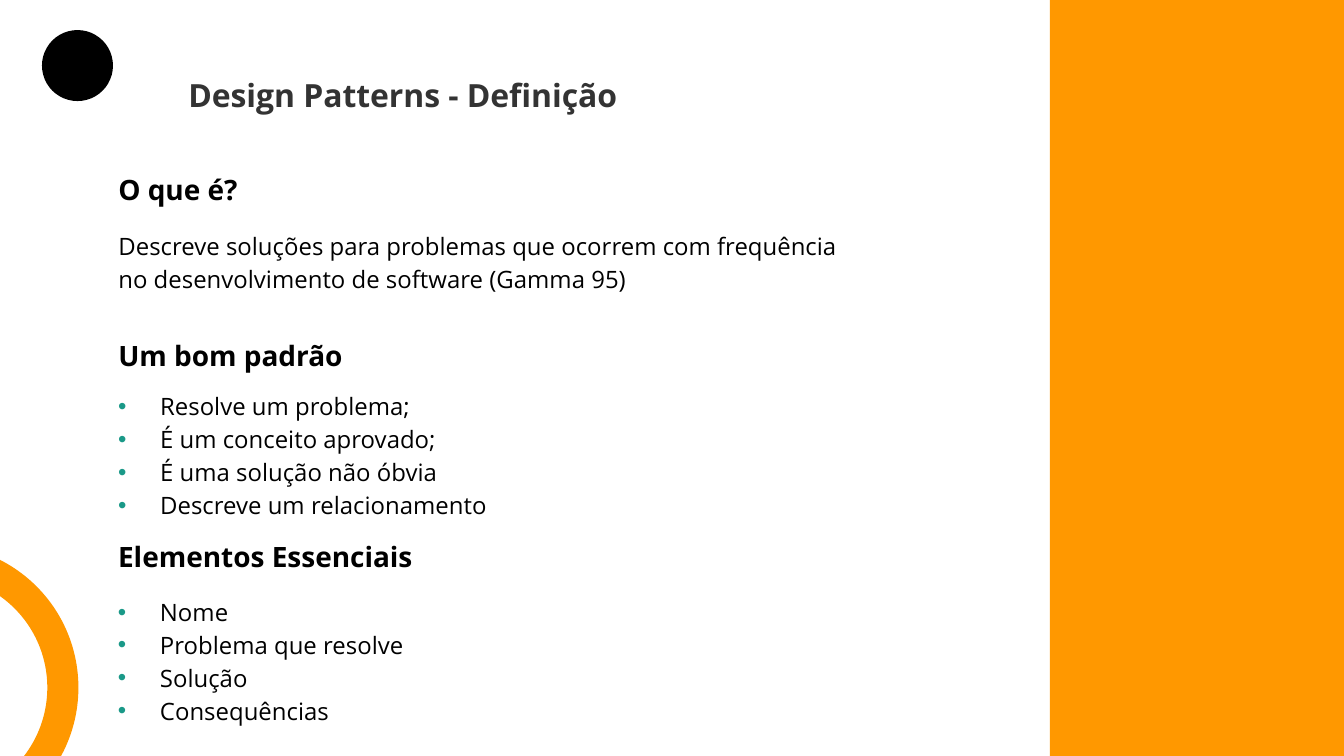
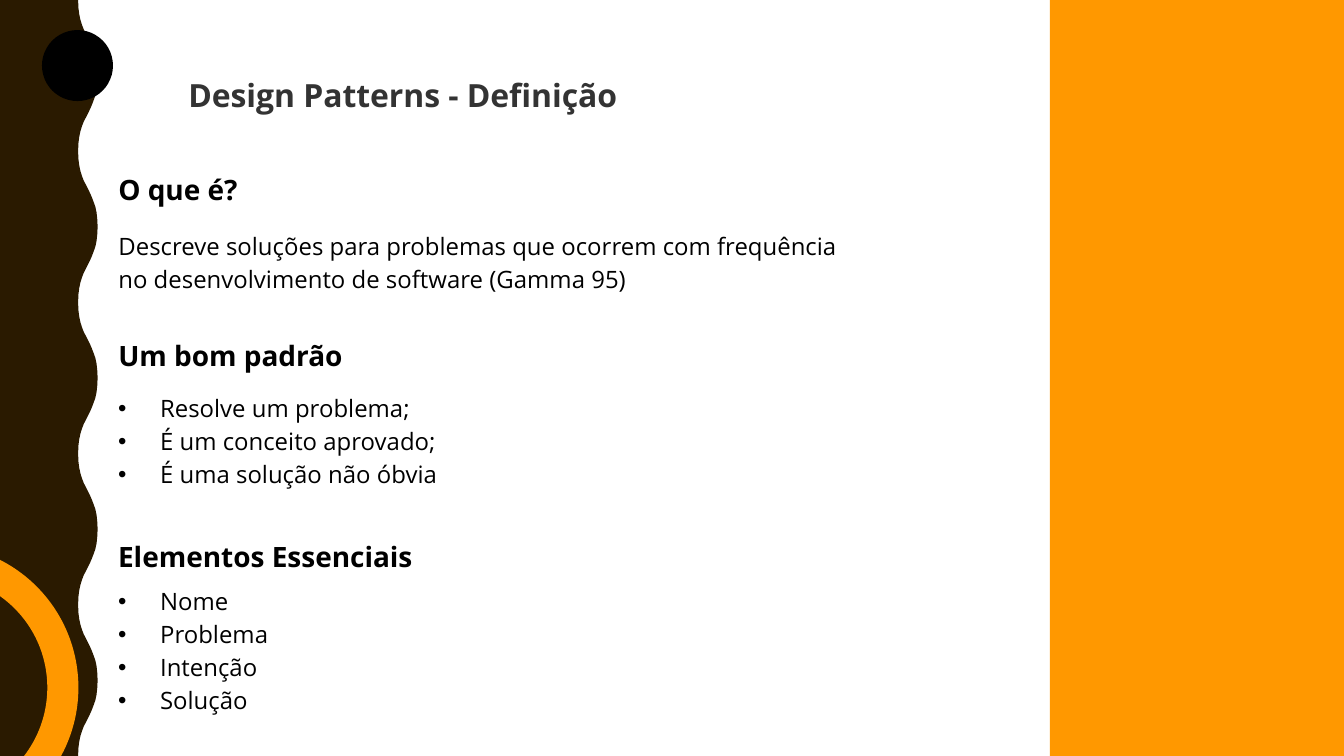
Before and after one commit to brunoduartec/workshops, a slide deck: slide 3 of Design Patterns/Design Patterns.pptx. Drawn at 1344x756 pixels with LibreOffice and Linux fonts; fonts in the diff are those of the drawing. Boxes give left, top, right and bottom in pixels: in the first picture for what was removed or moved away, otherwise in the second. Text is boxed around its words. In the diff, an @@ line names an element or a change of style, - is before the commit and + after.

```diff
--- a/Design Patterns/Design Patterns.pptx
+++ b/Design Patterns/Design Patterns.pptx
@@ freeform shape added at (x1=0, y1=0, x2=98, y2=755), fill #2A1A00 @@
@@ text "Resolve um problema;" at (x1=160, y1=398, x2=437, y2=489): bullet colour #1A9988 to #000000 @@
@@ text at (x1=160, y1=495, x2=486, y2=515): paragraph removed @@
-• Descreve um relacionamento
@@ text at (x1=160, y1=593, x2=248, y2=715): bullet colour #1A9988 to #000000 @@
@@ text at (x1=160, y1=624, x2=268, y2=682): text changed @@
-• Problema que resolve
+• Problema
+• Intenção
@@ text at (x1=160, y1=701, x2=329, y2=726): paragraph removed @@
-• Consequências
```
Also in this commit, not shown: 12 other slides changed, 3 slides added, 1 slide removed, 40 other files.
